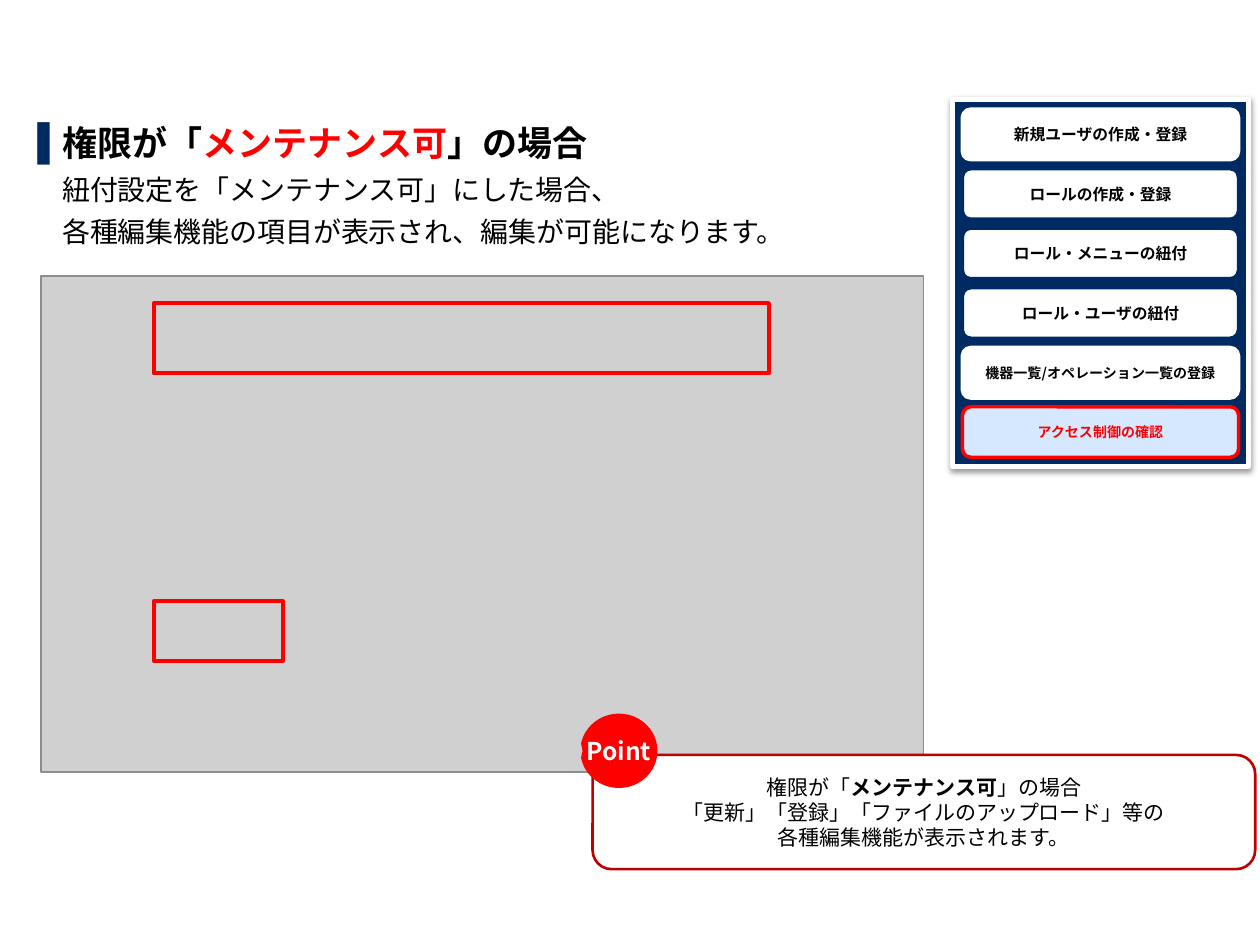
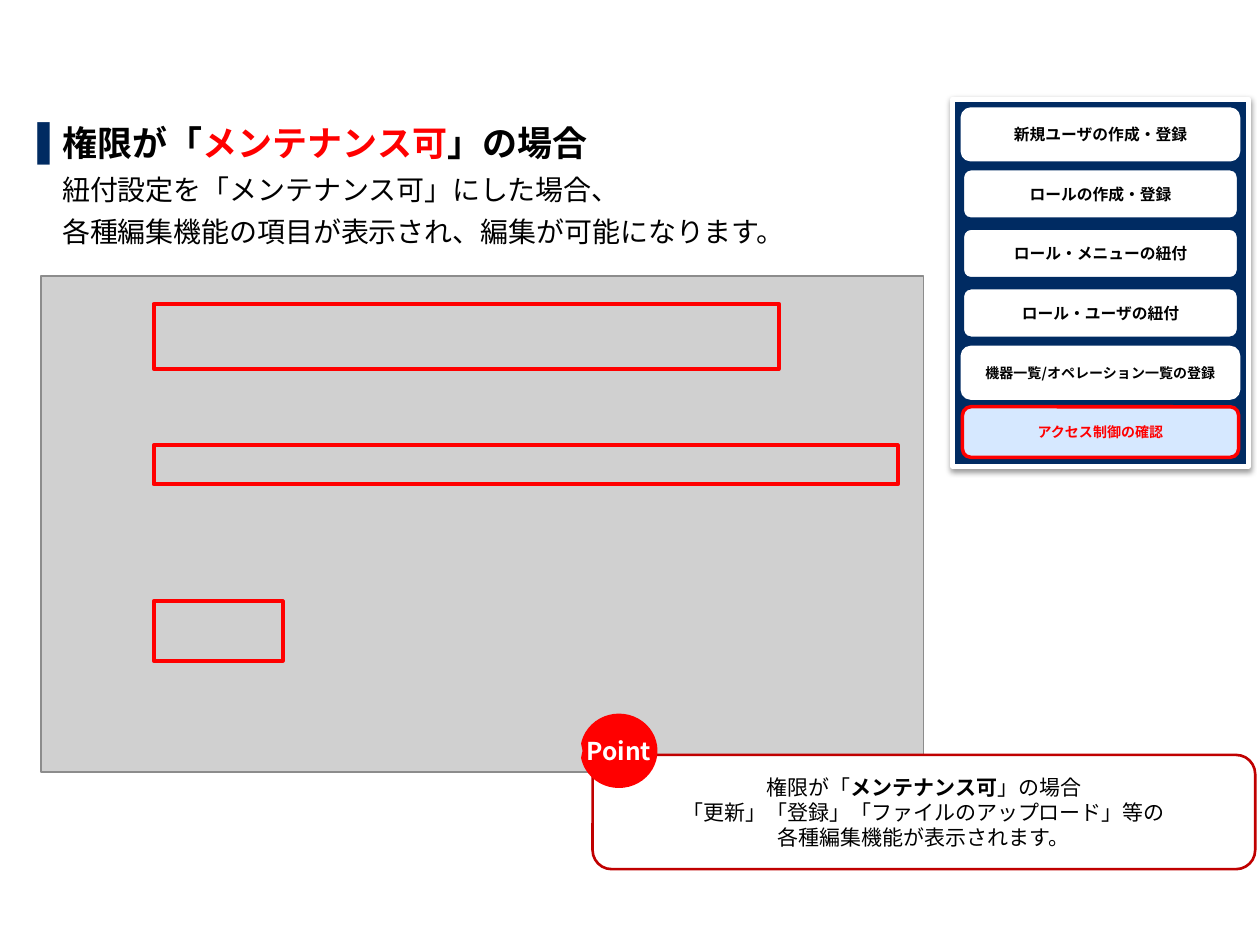
Before and after one commit to exastro-suite/it-automation-docs, a slide deck: slide 22 of asset/Learn_ja/ITA-base_practice_ja.pptx. Drawn at 1260x945 pixels with LibreOffice and Linux fonts; fonts in the diff are those of the drawing; grey boxes stand for pictures; background and template pictures are left out. Boxes give left, top, right and bottom in pixels: in the first picture for what was removed or moved away, otherwise in the second. Text is boxed around its words. In the diff, an @@ line names an element or a change of style, - is before the commit and + after.

```diff
--- a/asset/Learn_ja/ITA-base_practice_ja.pptx
+++ b/asset/Learn_ja/ITA-base_practice_ja.pptx
@@ rectangle resized from (x1=154, y1=304, x2=769, y2=374) to (x1=154, y1=304, x2=779, y2=369) @@
@@ rectangle added at (x1=154, y1=445, x2=898, y2=484), outline #FF0000 2.25 pt @@
```
Also in this commit, not shown: 10 other slides changed, 1 other file.
